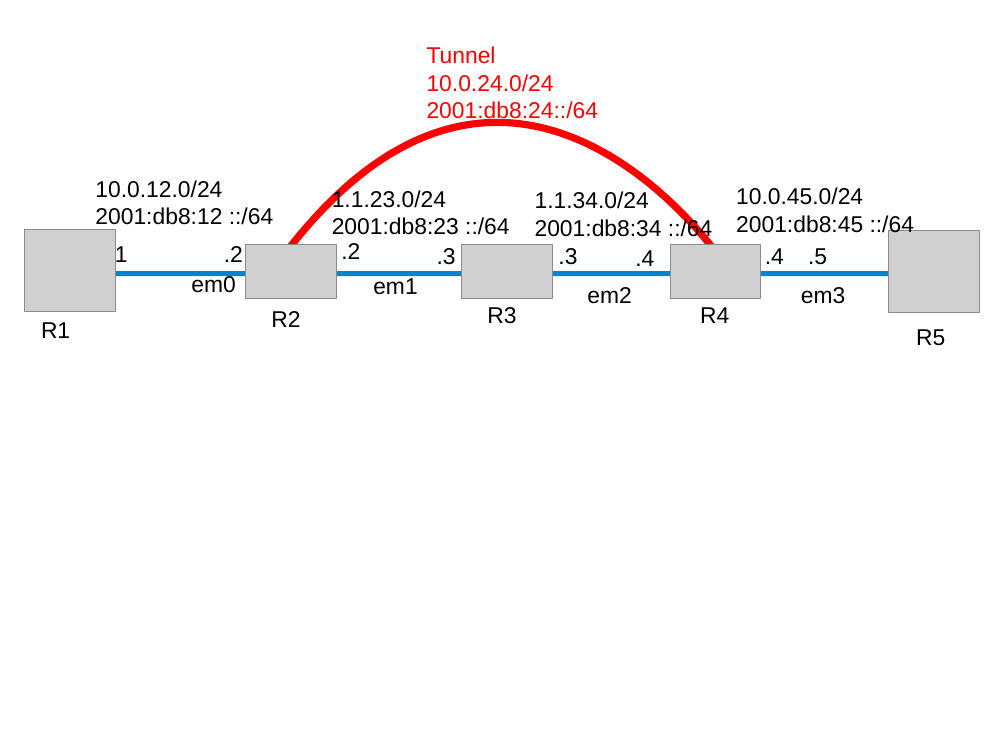
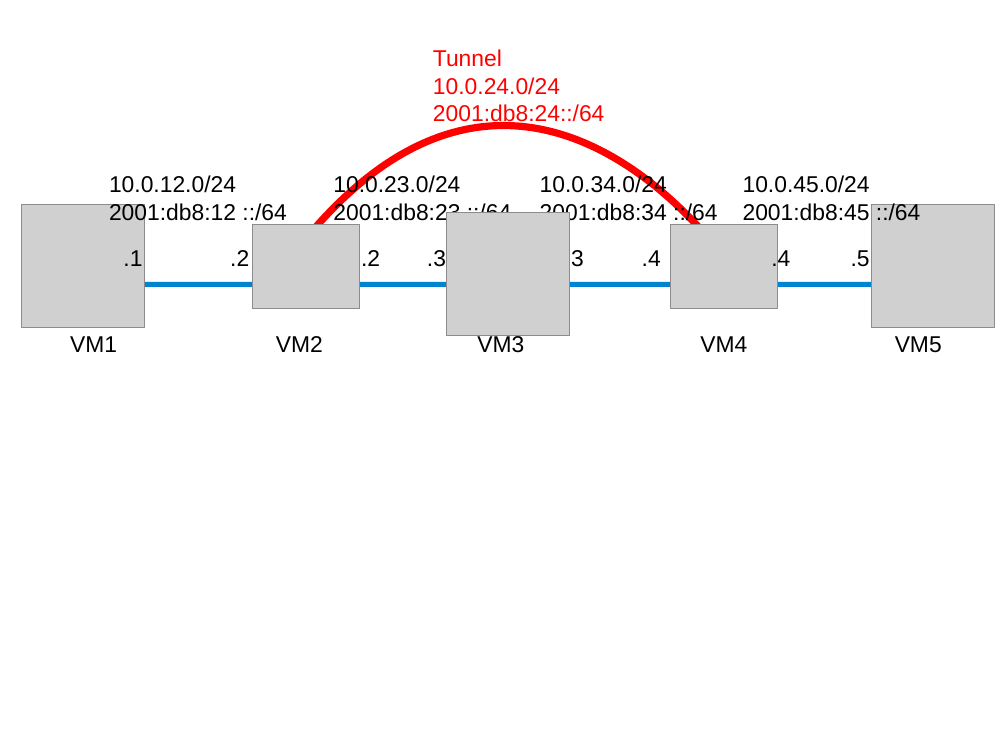
Before and after one commit to ocochard/BSDRP, a slide deck: slide 37 of docs/labs.examples.odp (slide 34 before the commit). Drawn at 1008x756 pixels with LibreOffice and Linux fonts; fonts in the diff are those of the drawing; grey boxes stand for pictures. Boxes give left, top, right and bottom in pixels: in the first picture for what was removed or moved away, otherwise in the second. Text is boxed around its words. In the diff, an @@ line names an element or a change of style, - is before the commit and + after.

```diff
--- a/docs/labs.examples.odp
+++ b/docs/labs.examples.odp
@@ 4 texts, 1 freeform shape moved together from (x1=281, y1=46, x2=784, y2=272) to (x1=287, y1=49, x2=790, y2=272) @@
@@ text "10.0.12.0/24" moved from (x1=95, y1=180, x2=273, y2=230) to (x1=109, y1=175, x2=286, y2=226) @@
@@ text "10.0.23.0/24" moved from (x1=332, y1=189, x2=509, y2=235) to (x1=333, y1=174, x2=511, y2=226) @@
@@ text at (x1=333, y1=174, x2=460, y2=198): text changed @@
-1.1.23.0/24
+10.0.23.0/24
@@ text "10.0.34.0/24" moved from (x1=535, y1=191, x2=712, y2=241) to (x1=540, y1=174, x2=717, y2=226) @@
@@ text at (x1=540, y1=174, x2=667, y2=198): text changed @@
-1.1.34.0/24
+10.0.34.0/24
@@ text "10.0.45.0/24" moved from (x1=736, y1=187, x2=914, y2=237) to (x1=743, y1=175, x2=920, y2=226) @@
@@ picture resized from (x1=24, y1=229, x2=114, y2=311) to (x1=22, y1=205, x2=145, y2=327) @@
@@ picture resized from (x1=888, y1=231, x2=979, y2=313) to (x1=872, y1=205, x2=994, y2=327) @@
@@ text ".1" rewrapped from (x1=109, y1=243, x2=128, y2=267) to (x1=123, y1=250, x2=142, y2=266) @@
@@ text ".2" moved from (x1=224, y1=246, x2=243, y2=262) to (x1=230, y1=250, x2=249, y2=266) @@
@@ picture resized from (x1=246, y1=245, x2=337, y2=298) to (x1=252, y1=224, x2=359, y2=308) @@
@@ text ".2" moved from (x1=341, y1=243, x2=360, y2=259) to (x1=361, y1=250, x2=380, y2=266) @@
@@ text ".3" moved from (x1=437, y1=248, x2=456, y2=265) to (x1=427, y1=250, x2=446, y2=267) @@
@@ picture resized from (x1=462, y1=245, x2=552, y2=298) to (x1=446, y1=212, x2=569, y2=335) @@
@@ picture resized from (x1=670, y1=245, x2=761, y2=298) to (x1=670, y1=224, x2=777, y2=308) @@
@@ text ".5" moved from (x1=808, y1=248, x2=827, y2=265) to (x1=851, y1=250, x2=870, y2=267) @@
@@ line moved from (900, 273) - (72, 273) to (915, 284) - (87, 284) @@
@@ text removed at (x1=191, y1=274, x2=235, y2=293) @@
-em0
@@ text removed at (x1=373, y1=278, x2=417, y2=294) @@
-em1
@@ text removed at (x1=587, y1=287, x2=631, y2=304) @@
-em2
@@ text removed at (x1=801, y1=287, x2=845, y2=304) @@
-em3
@@ text removed at (x1=41, y1=322, x2=70, y2=338) @@
-R1
@@ text removed at (x1=271, y1=311, x2=300, y2=327) @@
-R2
@@ text removed at (x1=487, y1=307, x2=516, y2=324) @@
-R3
@@ text removed at (x1=700, y1=307, x2=729, y2=323) @@
-R4
@@ text removed at (x1=916, y1=329, x2=945, y2=346) @@
-R5
@@ text added at (x1=70, y1=336, x2=117, y2=352), 18 pt, text #000000 @@
+VM1
@@ text added at (x1=276, y1=336, x2=323, y2=352), 18 pt, text #000000 @@
+VM2
@@ text added at (x1=477, y1=334, x2=524, y2=353), 18 pt, text #000000 @@
+VM3
@@ text added at (x1=700, y1=336, x2=747, y2=352), 18 pt, text #000000 @@
+VM4
@@ text added at (x1=895, y1=336, x2=942, y2=353), 18 pt, text #000000 @@
+VM5
```
Also in this commit, not shown: 4 other slides changed, 7 slides added, 16 other files.
